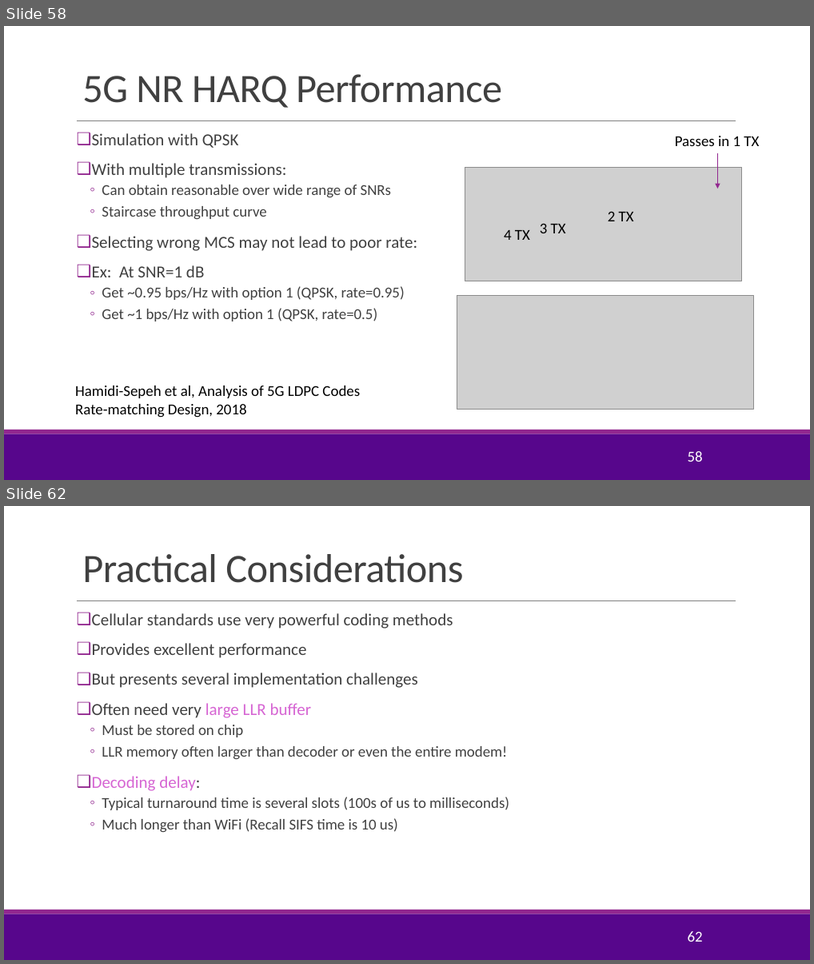
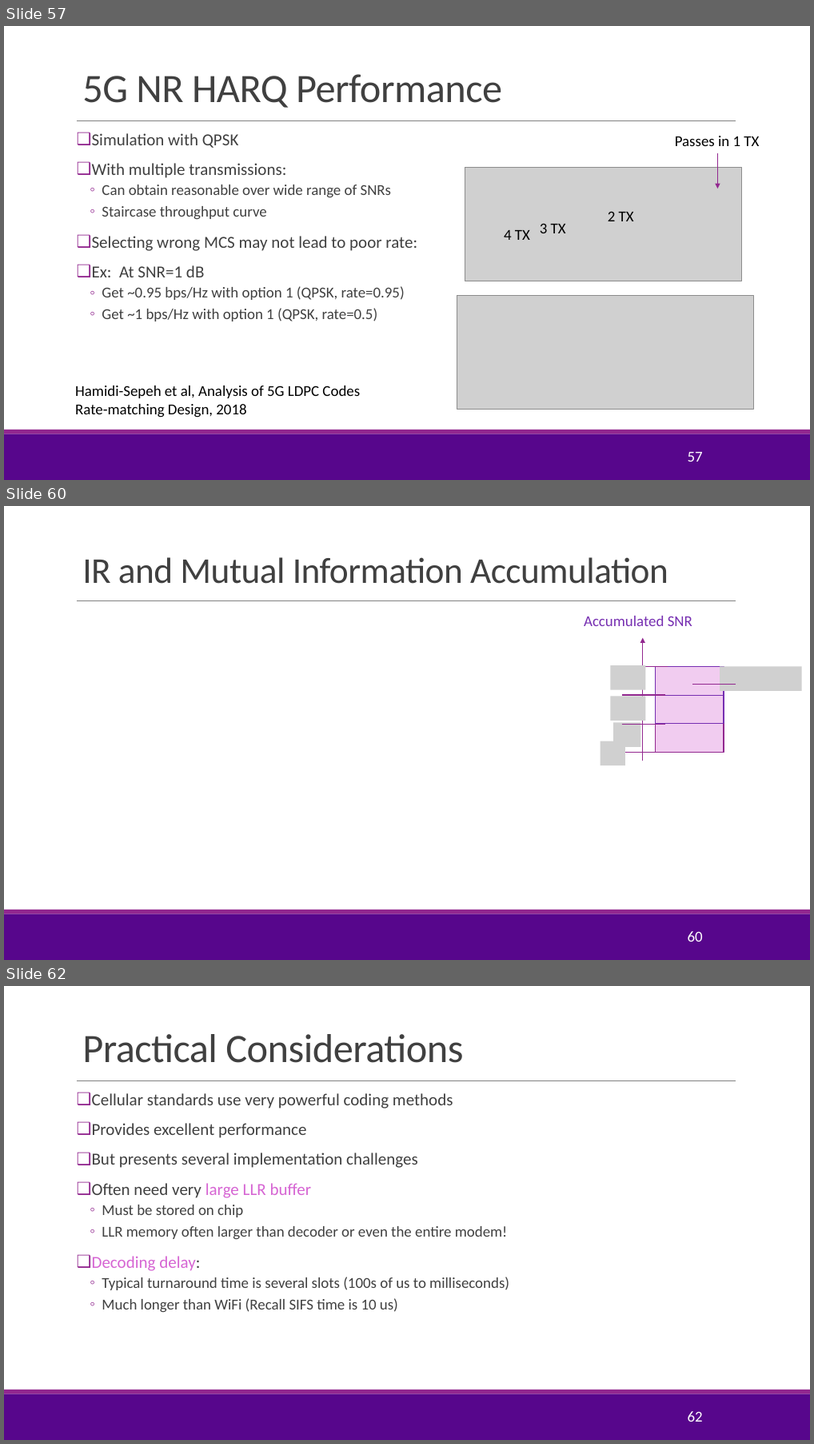
Before and after one commit to sdrangan/wirelesscomm, a slide deck: lectures/Unit05_AMC.pptx. Shown one above the other, each under a label of ours: slides 58 and 62 before the commit, slides 57, 60 and 62 after it; the slides between them are not shown. The pictures are 814x964 and 814x1444 pixels, drawn with LibreOffice and Linux fonts; fonts in the diff are those of the drawing; grey boxes stand for pictures; background and template pictures are left out. Boxes give left, top, right and bottom in pixels: in the first picture for what was removed or moved away, otherwise in the second. Text is boxed around its words. In the diff, an @@ line names an element or a change of style, - is before the commit and + after.

```diff
--- a/lectures/Unit05_AMC.pptx
+++ b/lectures/Unit05_AMC.pptx
@@ slide 60 added at [4, 506, 810, 960], background #FFFFFF; not listed: 3 template elements that a slide beside it also shows @@
@@ title added at [82, 557, 669, 584], 43.2 pt, text #404040 @@
+IR and Mutual Information Accumulation
@@ text added at [584, 616, 693, 626], 18 pt, text #762EB1 @@
+Accumulated SNR
@@ arrow added from (643, 760) to (643, 638), #92278F 1 pt @@
@@ picture added at [610, 665, 646, 689] @@
@@ line added from (625, 666) to (668, 666), #92278F 1 pt @@
@@ rectangle added at [655, 666, 724, 695], fill #F1CCF0, outline #762EB1 1.25 pt @@
@@ picture added at [720, 666, 802, 691] @@
@@ picture added at [610, 696, 646, 720] @@
@@ line added from (622, 695) to (666, 695), #92278F 1 pt @@
@@ rectangle added at [655, 695, 724, 723], fill #F1CCF0, outline #762EB1 1.25 pt @@
@@ line added from (693, 684) to (737, 684), #92278F 1 pt @@
@@ picture added at [601, 741, 626, 765] @@
@@ picture added at [614, 723, 641, 747] @@
@@ line added from (622, 724) to (666, 724), #92278F 1 pt @@
@@ rectangle added at [655, 724, 724, 752], fill #F1CCF0, outline #92278F 1.25 pt @@
@@ line added from (622, 752) to (697, 752), #92278F 1 pt @@
@@ page number added at [688, 931, 703, 941], 18 pt, text #FFFFFF @@
+60
@@ what was slide 58 is now slide 57 @@
@@ page number at [688, 452, 703, 461]: text changed @@
-58
+57
```
Also in this commit, not shown: 5 slides changed, 3 other slides added, 3 slides removed, 4 other files.
